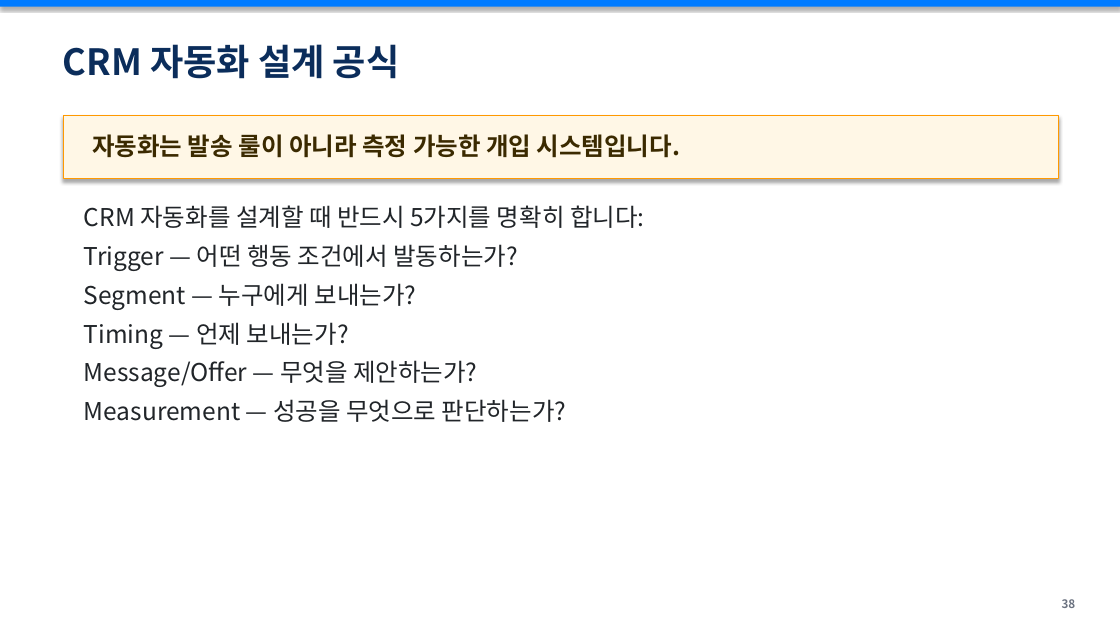
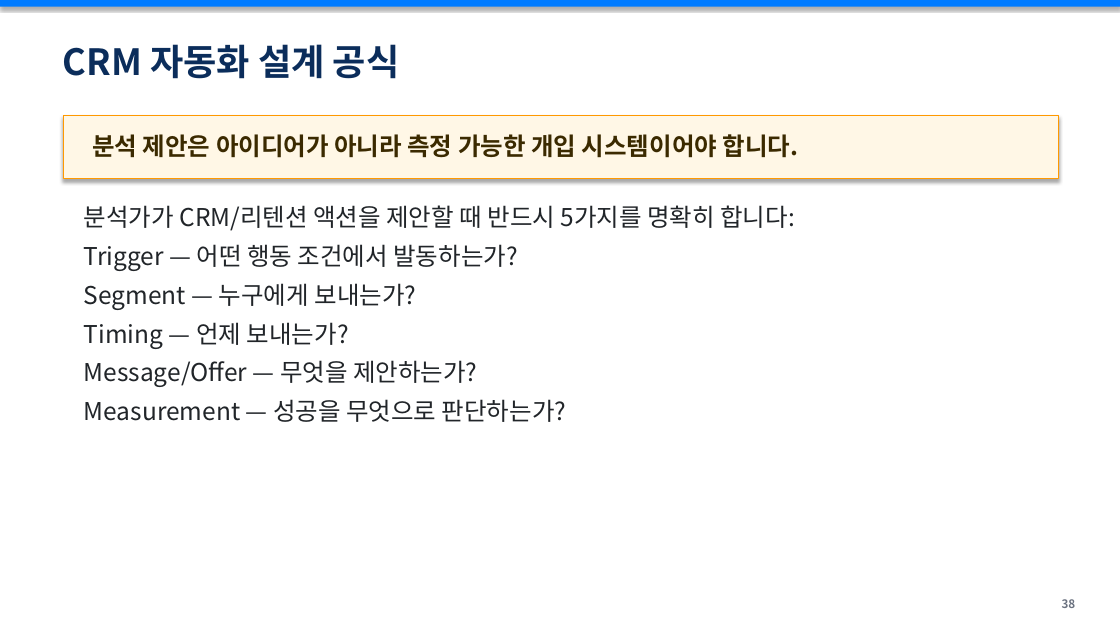
Before and after one commit to sykim-kr/Recency-latency-lecture, a slide deck: slide 39 of recency-latency-retention-crm-lecture-full-workshop-v3-final.pptx. Drawn at 1120x630 pixels with LibreOffice and Linux fonts; fonts in the diff are those of the drawing. Boxes give left, top, right and bottom in pixels: in the first picture for what was removed or moved away, otherwise in the second. Text is boxed around its words. In the diff, an @@ line names an element or a change of style, - is before the commit and + after.

```diff
--- a/recency-latency-retention-crm-lecture-full-workshop-v3-final.pptx
+++ b/recency-latency-retention-crm-lecture-full-workshop-v3-final.pptx
@@ text at (92,134,799,158): text changed @@
-자동화는 발송 룰이 아니라 측정 가능한 개입 시스템입니다.
+분석 제안은 아이디어가 아니라 측정 가능한 개입 시스템이어야 합니다.
@@ text at (84,205,794,231): text changed @@
-CRM 자동화를 설계할 때 반드시 5가지를 명확히 합니다:
+분석가가 CRM/리텐션 액션을 제안할 때 반드시 5가지를 명확히 합니다:
```
Also in this commit, not shown: 4 other slides changed, 8 other files.
